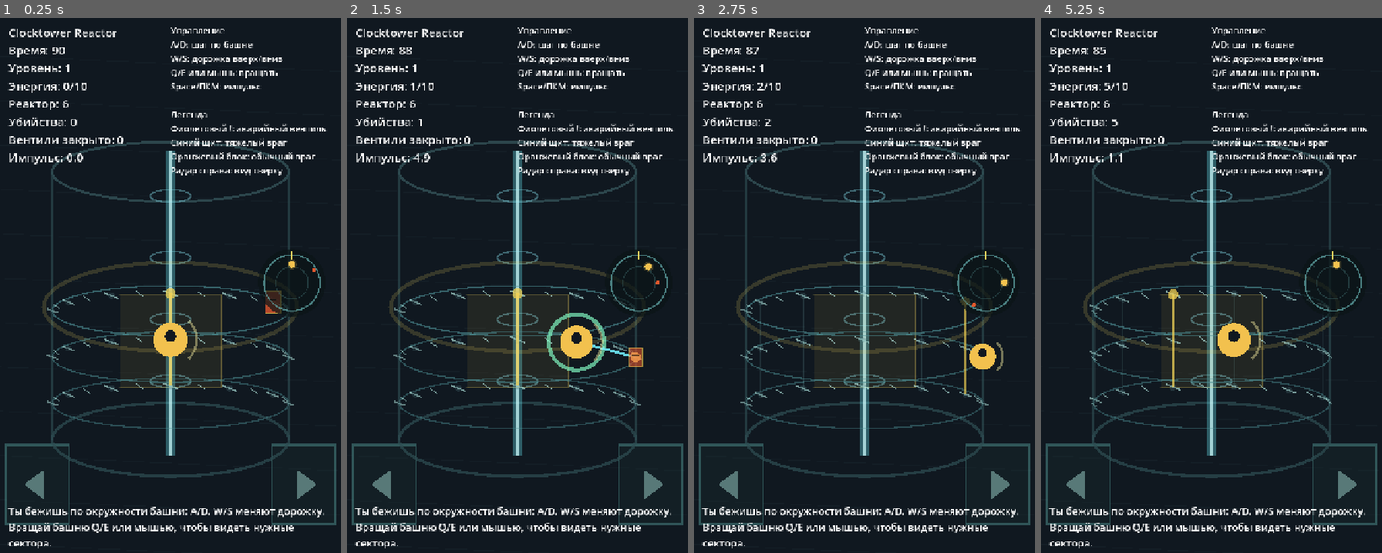
Above: before the commit, frames 1-4 (left to right).
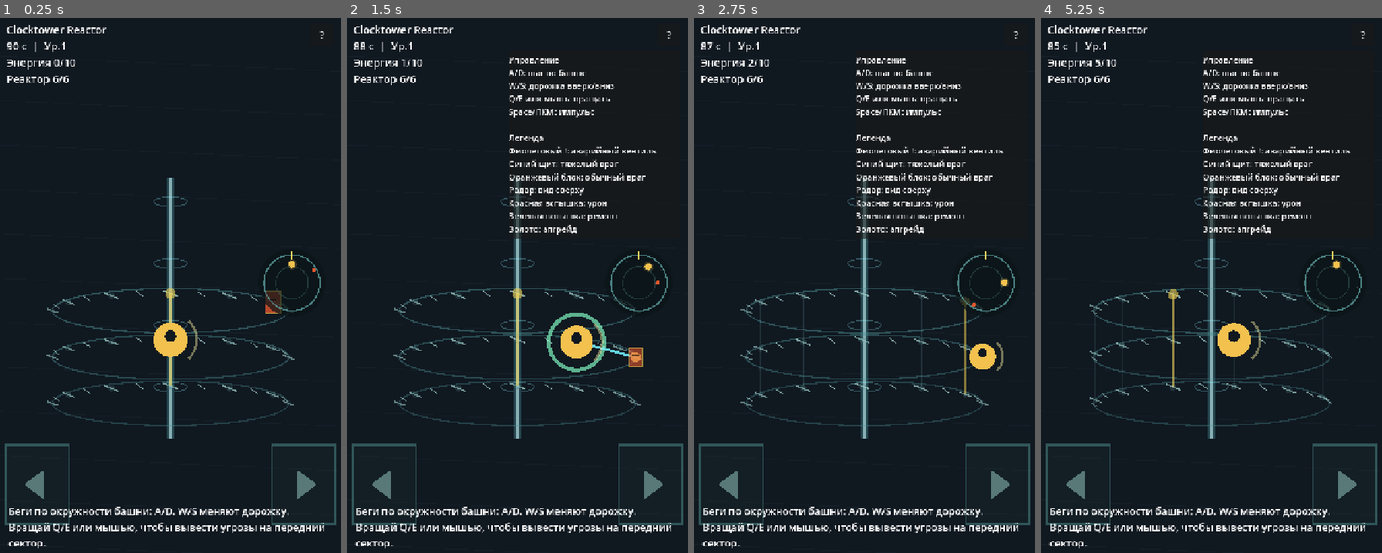
Above: after the commit, the same moments.

Repository: GeorgeYahontov/clocktower-reactor
Game: Godot game, scene res://scenes/Main.tscn
The game is run twice, just before and just after one commit, with the same random seed, the same clock (stepped at 60 frames per second) and the same inputs.
Inputs (mouse positions are in pixels of both pictures, inside the frame that each line leads up to):
- Up to frame 1 (0.25 s): no input
- Up to frame 2 (1.5 s): click (667, 34) at 0.5 s, where only the run after the commit has a clickable "?"; tap Enter at 1.25 s; move the mouse to (592, 290) at 1.27 s; hold D (move_right) from 1.28 s (still down); tap Space (pulse) at 1.35 s; click (592, 290) at 1.42 s
- Up to frame 3 (2.75 s): release D (move_right) at 2 s; drag from (796, 349) to (847, 446) at 2.02 s
- Up to frame 4 (5.25 s): move the mouse to (1245, 183) at 2.77 s; hold D (move_right) 2.78-3.5 s; tap Space (pulse) at 2.85, 4.35 s; drag from (1194, 446) to (1105, 226) at 3.52 s; move the mouse to (1317, 413) at 4.27 s; hold A (move_left) 4.28-5 s; drag from (1105, 226) to (1160, 167) at 5.02 s

The runs differ from the first frame. In frame 1, 11% of the frame differs, in the area x 2-96%, y 1-99%; in frame 2, 13%; in frame 3, 13%; in frame 4, 13%.

Commit message:
Reduce HUD and coil clutter

Diff:
--- a/scripts/presentation/TowerRenderer.gd
+++ b/scripts/presentation/TowerRenderer.gd
@@ -17,7 +17,6 @@
 	_draw_touch_zones()
 	_draw_reactor_status_glow()
 	_draw_tower_shell()
-	_draw_front_work_zone()
 	_draw_lane_rings()
 	_draw_rotation_ticks()
 	_draw_sector_guides()
@@ -75,26 +74,12 @@
 		draw_line(Vector2(34.0, 1114.0), Vector2(viewport_size.x - 34.0, 1114.0), Color(0.95, 0.82, 0.36, 0.34), 3.0)
 func _draw_tower_shell() -> void:
 	var center: Vector2 = projector.center
-	var top_center := Vector2(center.x, 330.0)
-	var bottom_center := Vector2(center.x, 885.0)
-	_draw_ellipse(top_center, projector.radius_x, 62.0, Color(0.26, 0.42, 0.44, 0.55), 5.0, 0.0, TAU)
-	_draw_ellipse(bottom_center, projector.radius_x, 76.0, Color(0.18, 0.30, 0.32, 0.72), 6.0, 0.0, TAU)
-	draw_line(Vector2(center.x - projector.radius_x, top_center.y), Vector2(center.x - projector.radius_x, bottom_center.y), Color(0.18, 0.30, 0.32, 0.65), 4.0)
-	draw_line(Vector2(center.x + projector.radius_x, top_center.y), Vector2(center.x + projector.radius_x, bottom_center.y), Color(0.18, 0.30, 0.32, 0.65), 4.0)
-	draw_line(Vector2(center.x, top_center.y - 42.0), Vector2(center.x, bottom_center.y + 34.0), Color(0.43, 0.95, 1.0, 0.32), 18.0)
-	draw_line(Vector2(center.x, top_center.y - 42.0), Vector2(center.x, bottom_center.y + 34.0), Color(0.82, 1.0, 1.0, 0.72), 5.0)
-	for y in [380.0, 508.0, 636.0, 764.0]:
-		_draw_ellipse(Vector2(center.x, y), 42.0, 13.0, Color(0.56, 0.94, 1.0, 0.36), 3.0, 0.0, TAU)
-	_draw_ellipse(Vector2(center.x, 610.0), projector.radius_x + 18.0, 92.0, Color(0.92, 0.82, 0.36, 0.18), 8.0, 0.0, TAU)
-
-func _draw_front_work_zone() -> void:
-	var left_bottom: Dictionary = _project_surface(state.tower_rotation - 0.85, 0)
-	var right_bottom: Dictionary = _project_surface(state.tower_rotation + 0.85, 0)
-	var right_top: Dictionary = _project_surface(state.tower_rotation + 0.85, state.config.lane_count - 1)
-	var left_top: Dictionary = _project_surface(state.tower_rotation - 0.85, state.config.lane_count - 1)
-	var points := PackedVector2Array([left_bottom["position"], right_bottom["position"], right_top["position"], left_top["position"]])
-	draw_colored_polygon(points, Color(0.95, 0.78, 0.28, 0.08))
-	draw_polyline(points, Color(0.95, 0.82, 0.36, 0.34), 2.0, true)
+	var top_y := 344.0
+	var bottom_y := 882.0
+	draw_line(Vector2(center.x, top_y), Vector2(center.x, bottom_y), Color(0.43, 0.95, 1.0, 0.20), 16.0)
+	draw_line(Vector2(center.x, top_y), Vector2(center.x, bottom_y), Color(0.82, 1.0, 1.0, 0.58), 4.0)
+	for y in [392.0, 520.0, 648.0, 776.0]:
+		_draw_ellipse(Vector2(center.x, y), 34.0, 10.0, Color(0.56, 0.94, 1.0, 0.28), 2.0, 0.0, TAU)
 
 func _draw_rotation_ticks() -> void:
 	for lane in state.config.lane_count:
@@ -116,14 +101,14 @@
 	var top: Dictionary = _project_surface(0.0, state.config.lane_count - 1)
 	if not bottom["front"] and not top["front"]:
 		return
-	var alpha: float = 0.32 + 0.42 * maxf(bottom["alpha"], top["alpha"])
-	draw_line(bottom["position"], top["position"], Color(0.95, 0.82, 0.32, alpha), 5.0)
+	var alpha: float = 0.26 + 0.32 * maxf(bottom["alpha"], top["alpha"])
+	draw_line(bottom["position"], top["position"], Color(0.95, 0.82, 0.32, alpha), 4.0)
 	draw_circle(top["position"], 9.0 * top["scale"], Color(0.95, 0.82, 0.32, alpha))
 func _draw_lane_rings() -> void:
 	for lane in state.config.lane_count:
 		var lane_y := projector.center.y + projector.base_y - float(lane) * projector.lane_y
-		var alpha := 0.45 + float(lane) * 0.08
-		_draw_ellipse(Vector2(projector.center.x, lane_y), projector.radius_x, 52.0, Color(0.30, 0.56, 0.58, alpha), 3.0, 0.0, TAU)
+		var alpha := 0.34 + float(lane) * 0.07
+		_draw_ellipse(Vector2(projector.center.x, lane_y), projector.radius_x, 46.0, Color(0.30, 0.56, 0.58, alpha), 3.0, 0.0, TAU)
 
 func _draw_sector_guides() -> void:
 	for sector in state.config.sector_count:
--- a/scripts/ui/Hud.gd
+++ b/scripts/ui/Hud.gd
@@ -6,7 +6,9 @@
 var state
 var label: Label
 var tutorial: Label
-var controls_legend: Label
+var menu_button: Button
+var help_panel: PanelContainer
+var help_label: Label
 var upgrade_title: Label
 var upgrade_panel: HBoxContainer
 var restart_button: Button
@@ -14,17 +16,33 @@
 func bind(game_state) -> void:
 	state = game_state
 	label = Label.new()
-	label.position = Vector2(24.0, 24.0)
-	label.add_theme_font_size_override("font_size", 24)
+	label.position = Vector2(20.0, 20.0)
+	label.size = Vector2(330.0, 132.0)
+	label.add_theme_font_size_override("font_size", 22)
 	add_child(label)
 
-	controls_legend = Label.new()
-	controls_legend.position = Vector2(360.0, 24.0)
-	controls_legend.size = Vector2(336.0, 300.0)
-	controls_legend.autowrap_mode = TextServer.AUTOWRAP_WORD_SMART
-	controls_legend.add_theme_font_size_override("font_size", 18)
-	controls_legend.text = "Управление\nA/D: шаг по башне\nW/S: дорожка вверх/вниз\nQ/E или мышь: вращать\nSpace/ПКМ: импульс\n\nЛегенда\nФиолетовый !: аварийный вентиль\nСиний щит: тяжелый враг\nОранжевый блок: обычный враг\nРадар справа: вид сверху"
-	add_child(controls_legend)
+	menu_button = Button.new()
+	menu_button.text = "?"
+	menu_button.position = Vector2(650.0, 22.0)
+	menu_button.size = Vector2(48.0, 48.0)
+	menu_button.add_theme_font_size_override("font_size", 22)
+	menu_button.pressed.connect(func() -> void:
+		help_panel.visible = not help_panel.visible
+	)
+	add_child(menu_button)
+
+	help_panel = PanelContainer.new()
+	help_panel.position = Vector2(342.0, 78.0)
+	help_panel.size = Vector2(356.0, 390.0)
+	help_panel.visible = false
+	add_child(help_panel)
+
+	help_label = Label.new()
+	help_label.size = Vector2(332.0, 366.0)
+	help_label.autowrap_mode = TextServer.AUTOWRAP_WORD_SMART
+	help_label.add_theme_font_size_override("font_size", 17)
+	help_label.text = "Управление\nA/D: шаг по башне\nW/S: дорожка вверх/вниз\nQ/E или мышь: вращать\nSpace/ПКМ: импульс\n\nЛегенда\nФиолетовый !: аварийный вентиль\nСиний щит: тяжелый враг\nОранжевый блок: обычный враг\nРадар: вид сверху\nКрасная вспышка: урон\nЗеленая вспышка: ремонт\nЗолото: апгрейд"
+	help_panel.add_child(help_label)
 
 	tutorial = Label.new()
 	tutorial.position = Vector2(24.0, 1018.0)
@@ -63,15 +81,13 @@
 	if state == null or label == null:
 		return
 	var time_left: float = maxf(0.0, state.config.run_duration - state.run_time)
-	label.text = "Clocktower Reactor\nВремя: %.0f\nУровень: %d\nЭнергия: %d/%d\nРеактор: %d\nУбийства: %d\nВентили закрыто: %d\nИмпульс: %.1f" % [
+	label.text = "Clocktower Reactor\n%.0f c  |  Ур.%d\nЭнергия %d/%d\nРеактор %d/%d" % [
 		time_left,
 		state.level,
 		state.energy,
 		state.config.energy_per_level,
 		state.reactor_integrity,
-		state.kills,
-		state.repaired_vents,
-		state.pulse_cooldown_remaining
+		state.max_reactor_integrity
 	]
 
 	if tutorial == null:
@@ -81,13 +97,13 @@
 	elif state.run_status == "defeat":
 		tutorial.text = "Реактор пробит. Враги или аварии слишком сильно повредили систему."
 	elif state.run_time < 8.0:
-		tutorial.text = "Ты бежишь по окружности башни: A/D. W/S меняют дорожку. Вращай башню Q/E или мышью, чтобы видеть нужные сектора."
+		tutorial.text = "Беги по окружности башни: A/D. W/S меняют дорожку. Вращай Q/E или мышью, чтобы вывести угрозы на передний сектор."
 	elif state.run_time < 18.0:
-		tutorial.text = "Фиолетовый знак ! - аварийный вентиль. Встань на его сектор и дорожку, чтобы закрыть. Если таймер истечет, реактор получит урон."
+		tutorial.text = "Фиолетовый ! - аварийный вентиль. Встань на его сектор и дорожку, чтобы закрыть до истечения таймера."
 	elif state.run_time < 28.0:
-		tutorial.text = "Синие щиты - тяжелые враги: они медленные, но живучие. Space или ПКМ дает импульс рядом с тобой и помогает в критический момент."
+		tutorial.text = "Синие щиты - тяжелые враги. Space или ПКМ дает импульс рядом с тобой и помогает в критический момент."
 	else:
-		tutorial.text = "Выживи до конца таймера: закрывай вентили, держи врагов под автоогнем и выбирай компактные улучшения без остановки забега."
+		tutorial.text = "Выживи до конца таймера: закрывай вентили, держи врагов под автоогнем и выбирай апгрейды снизу без остановки забега."
 
 	_refresh_upgrade_panel()
 	restart_button.visible = state.run_status != "running"
Not shown, changed: docs/00-devlog.md
Not shown, changed: docs/05-current-gameplay.md
